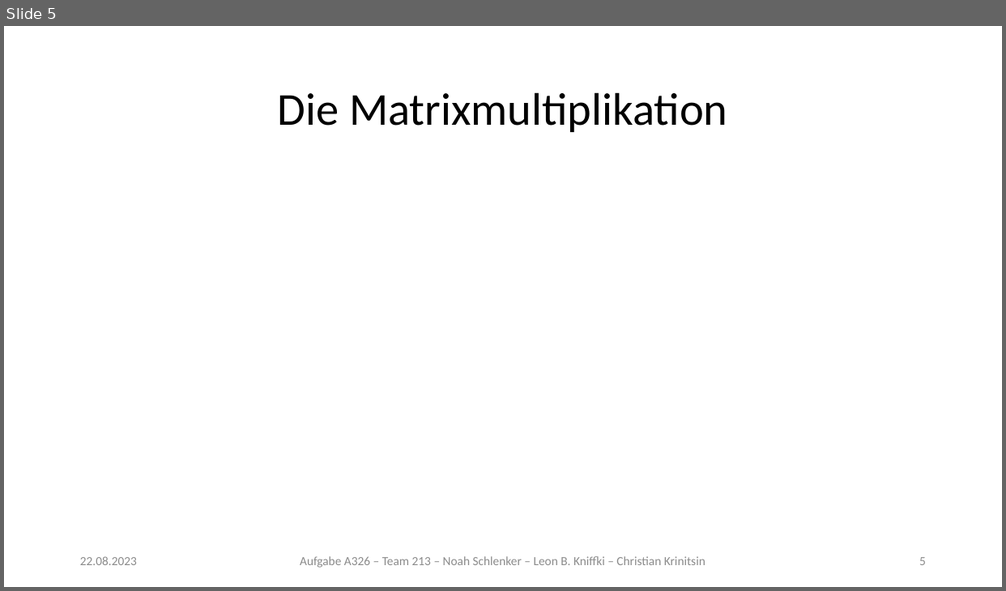
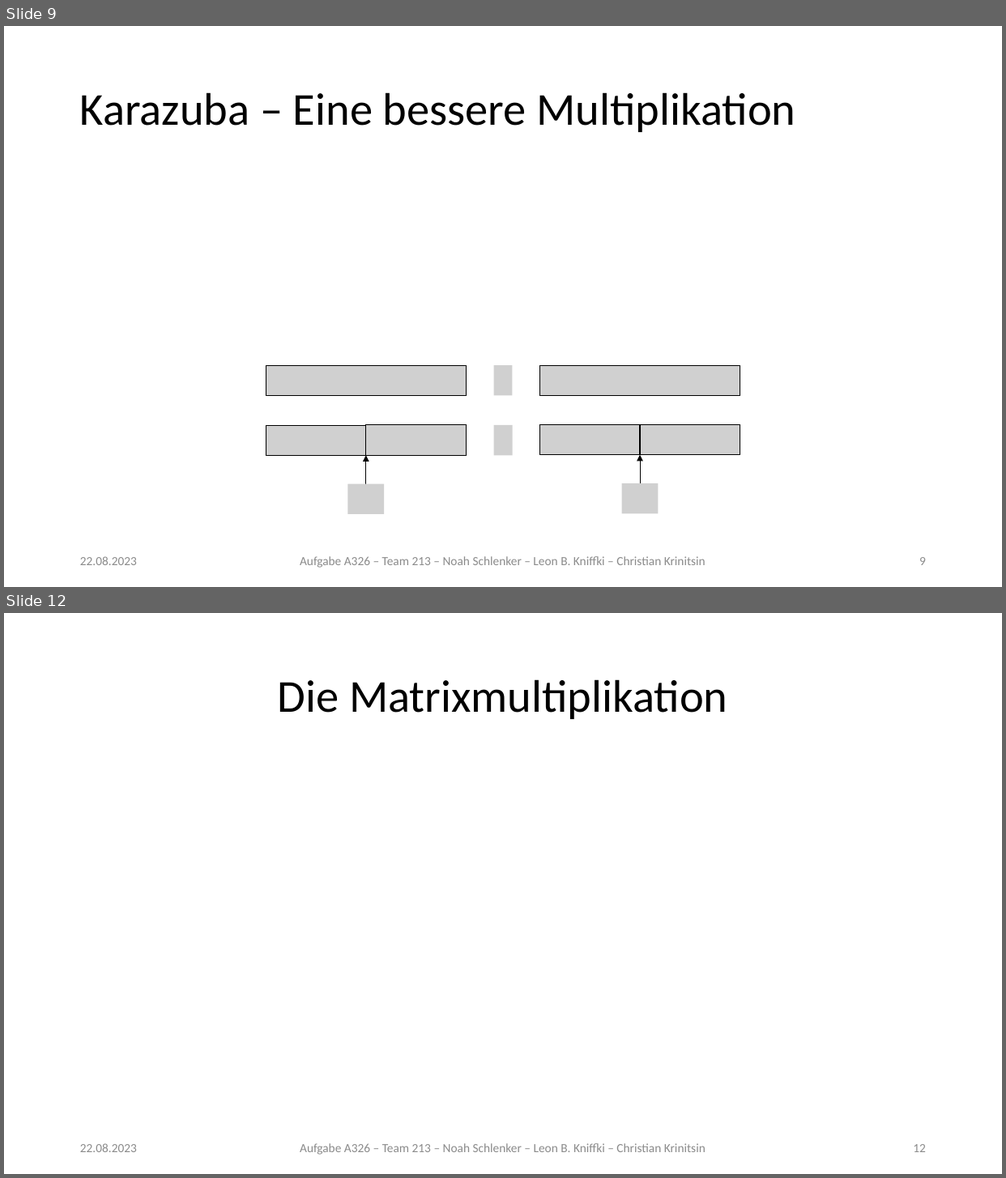
Before and after one commit to noahpy/sqrt2, a slide deck: Vortrag/Vortrag.pptx. Shown one above the other, each under a label of ours: slide 5 before the commit, slides 9 and 12 after it; the slides between them are not shown. The pictures are 1006x591 and 1006x1178 pixels, drawn with LibreOffice and Linux fonts; fonts in the diff are those of the drawing; grey boxes stand for pictures. Boxes give left, top, right and bottom in pixels: in the first picture for what was removed or moved away, otherwise in the second. Text is boxed around its words. In the diff, an @@ line names an element or a change of style, - is before the commit and + after.

Commit message:
bignum, karazuba and exponentiation

```diff
--- a/Vortrag/Vortrag.pptx
+++ b/Vortrag/Vortrag.pptx
@@ slide 9 added at box(4, 26, 1002, 587), background #FFFFFF @@
@@ title added at box(80, 92, 796, 132), 44 pt, text #000000 @@
+Karazuba – Eine bessere Multiplikation
@@ picture added at box(266, 366, 467, 396) @@
@@ picture added at box(493, 366, 513, 396) @@
@@ picture added at box(540, 366, 740, 396) @@
@@ picture added at box(266, 426, 366, 456) @@
@@ picture added at box(366, 426, 467, 456) @@
@@ picture added at box(494, 426, 513, 456) @@
@@ picture added at box(540, 425, 641, 455) @@
@@ picture added at box(641, 425, 740, 455) @@
@@ arrow added from (366, 484) to (366, 456), #000000 0.5 pt @@
@@ arrow added from (641, 484) to (641, 455), #000000 0.5 pt @@
@@ picture added at box(347, 484, 384, 514) @@
@@ picture added at box(621, 484, 658, 514) @@
@@ text added at box(80, 557, 137, 565), 12 pt, text #8C8C8C @@
+22.08.2023
@@ text added at box(300, 557, 705, 568), 12 pt, text #8C8C8C @@
+Aufgabe A326 – Team 213 – Noah Schlenker – Leon B. Kniffki – Christian Krinitsin
@@ page number added at box(919, 557, 926, 565), 12 pt, text #8C8C8C @@
+9
@@ what was slide 5 is now slide 12 @@
@@ page number at box(913, 1144, 926, 1152): text changed @@
-5
+12
```
Also in this commit, not shown: 8 other slides added, 1 other file.
